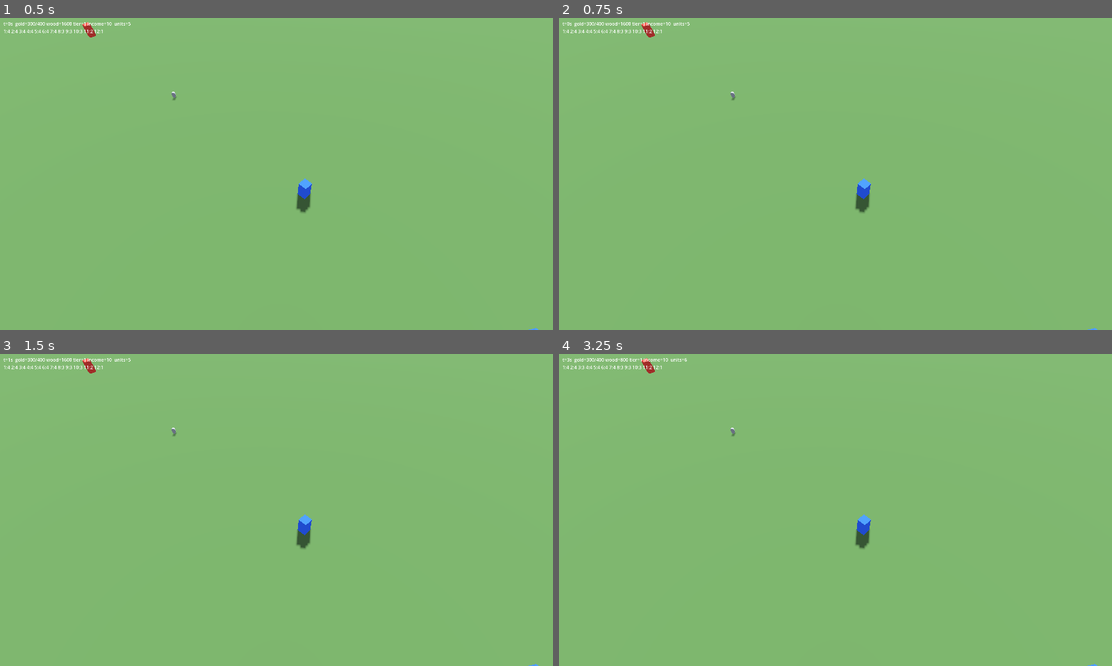
Above: before the commit, frames 1-4 (two rows, left to right).
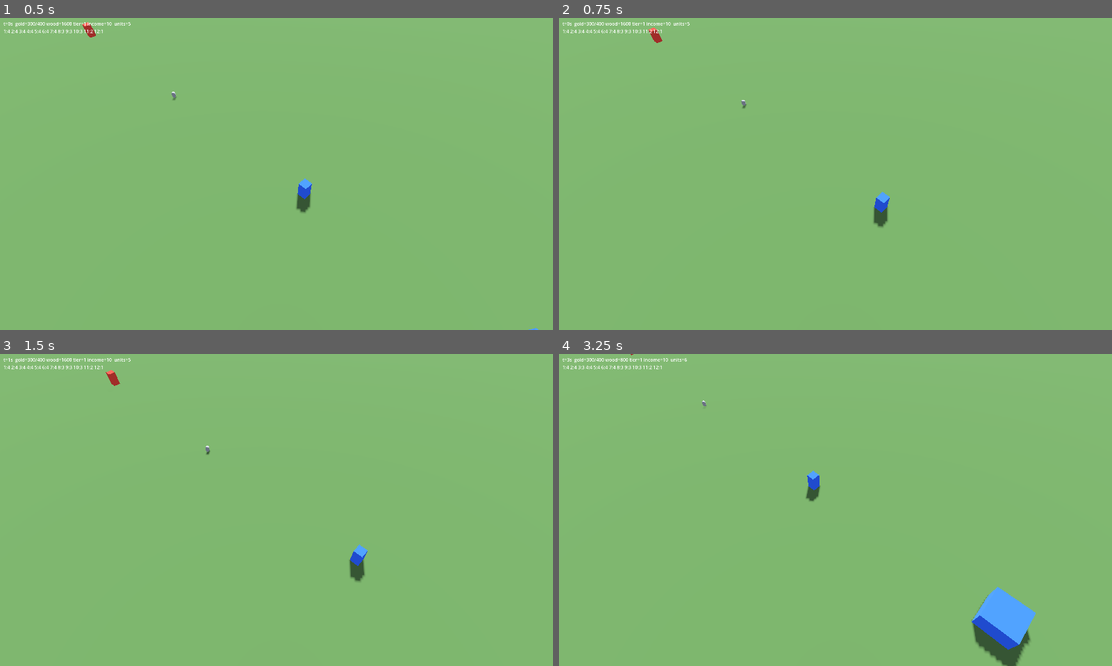
Above: after the commit, the same moments.

Repository: SapphireSignal/CrystalClashClaude
Game: Godot game, scene res://game/main.tscn
Two runs of this game, one before a commit and one after it. Both use one fixed random seed, a clock stepped at 60 frames per second and the inputs below.
Inputs (mouse positions are in pixels of both pictures, inside the frame that each line leads up to):
- Up to frame 1 (0.5 s): no input
- Up to frame 2 (0.75 s): tap Enter at 0.5 s; move the mouse to (957, 158) at 0.52 s; hold Right from 0.53 s (still down); tap 1 at 0.6 s; click (957, 158) at 0.67 s
- Up to frame 3 (1.5 s): release Right at 1.25 s; tap Space at 1.25 s; drag from (165, 525) to (248, 572) at 1.27 s
- Up to frame 4 (3.25 s): tap Enter at 2 s; move the mouse to (890, 441) at 2.02 s; hold Right 2.03-2.75 s; tap 3 at 2.1 s; click (890, 441) at 2.17 s; tap Space at 2.75 s; drag from (807, 572) to (669, 463) at 2.77 s

Frame 1 is identical in both runs. In frame 2, 0.6% of the frame differs, in the area x 14-98%, y 1-100%; in frame 3, 0.7%; in frame 4, 2.4%, in the area x 12-98%, y 0-100%.

Commit message:
Sandbox: left-drag camera pan, arrow keys, wheel zoom
Co-Authored-By: Claude Fable 5.1 <noreply@anthropic.com>

Diff:
--- a/game/main.gd
+++ b/game/main.gd
@@ -23,6 +23,9 @@
 
 @onready var _units_root: Node3D = $Units
 @onready var _camera: Camera3D = $Camera3D
+var _look_at := Vector2(-40, -23)   # ground point the camera looks at
+var _camera_distance := 70.0
+var _drag_anchor: Variant = null    # ground point under the mouse when the left drag started
 
 
 func _ready() -> void:
@@ -54,6 +57,30 @@
 		sim.time_ms / 1000, c.gold, c.gold_cap(), c.wood, c.tier, c.income(), sim.alive_entities().size(), charges]
 
 
+func _unhandled_input(event: InputEvent) -> void:
+	if event is InputEventMouseButton:
+		if event.button_index == MOUSE_BUTTON_LEFT:
+			_drag_anchor = _mouse_world_2d() if event.pressed else null
+		elif event.pressed and event.button_index == MOUSE_BUTTON_WHEEL_UP:
+			_camera_distance = maxf(25.0, _camera_distance - 5.0)
+			_place_camera(_look_at)
+		elif event.pressed and event.button_index == MOUSE_BUTTON_WHEEL_DOWN:
+			_camera_distance = minf(140.0, _camera_distance + 5.0)
+			_place_camera(_look_at)
+	elif event is InputEventMouseMotion and _drag_anchor != null:
+		var now := _mouse_world_2d()   # keep the grabbed ground point under the cursor
+		_place_camera(_look_at + (_drag_anchor - now))
+	elif event is InputEventKey and event.is_pressed():
+		var pan := Vector2.ZERO
+		match event.keycode:
+			KEY_LEFT: pan.x = -5.0
+			KEY_RIGHT: pan.x = 5.0
+			KEY_UP: pan.y = -5.0
+			KEY_DOWN: pan.y = 5.0
+		if pan != Vector2.ZERO:
+			_place_camera(_look_at + pan)
+
+
 func _unhandled_key_input(event: InputEvent) -> void:
 	if not event.is_pressed() or event.is_echo():
 		return
@@ -112,7 +139,8 @@
 
 func _place_camera(look_at_2d: Vector2) -> void:
 	# Original camera offset direction (Constants.Client.pas:34), scaled to see the lane.
-	var offset := Vector3(-0.3947, 0.8121, -0.4297).normalized() * 70.0
+	_look_at = look_at_2d
+	var offset := Vector3(-0.3947, 0.8121, -0.4297).normalized() * _camera_distance
 	var target := Vector3(look_at_2d.x, 0, look_at_2d.y)
 	_camera.position = target + offset
 	_camera.look_at(target, Vector3.UP)
